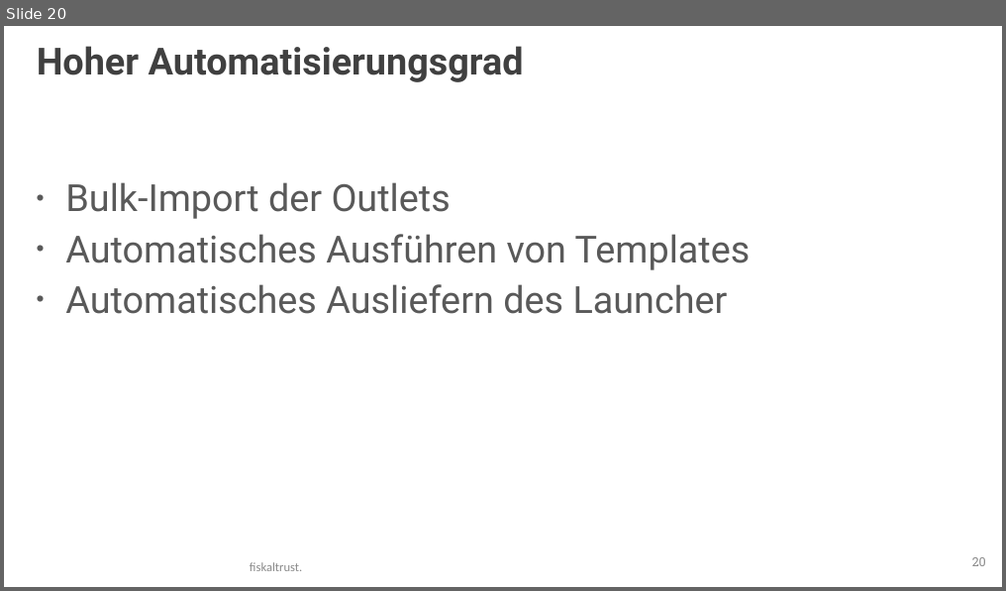
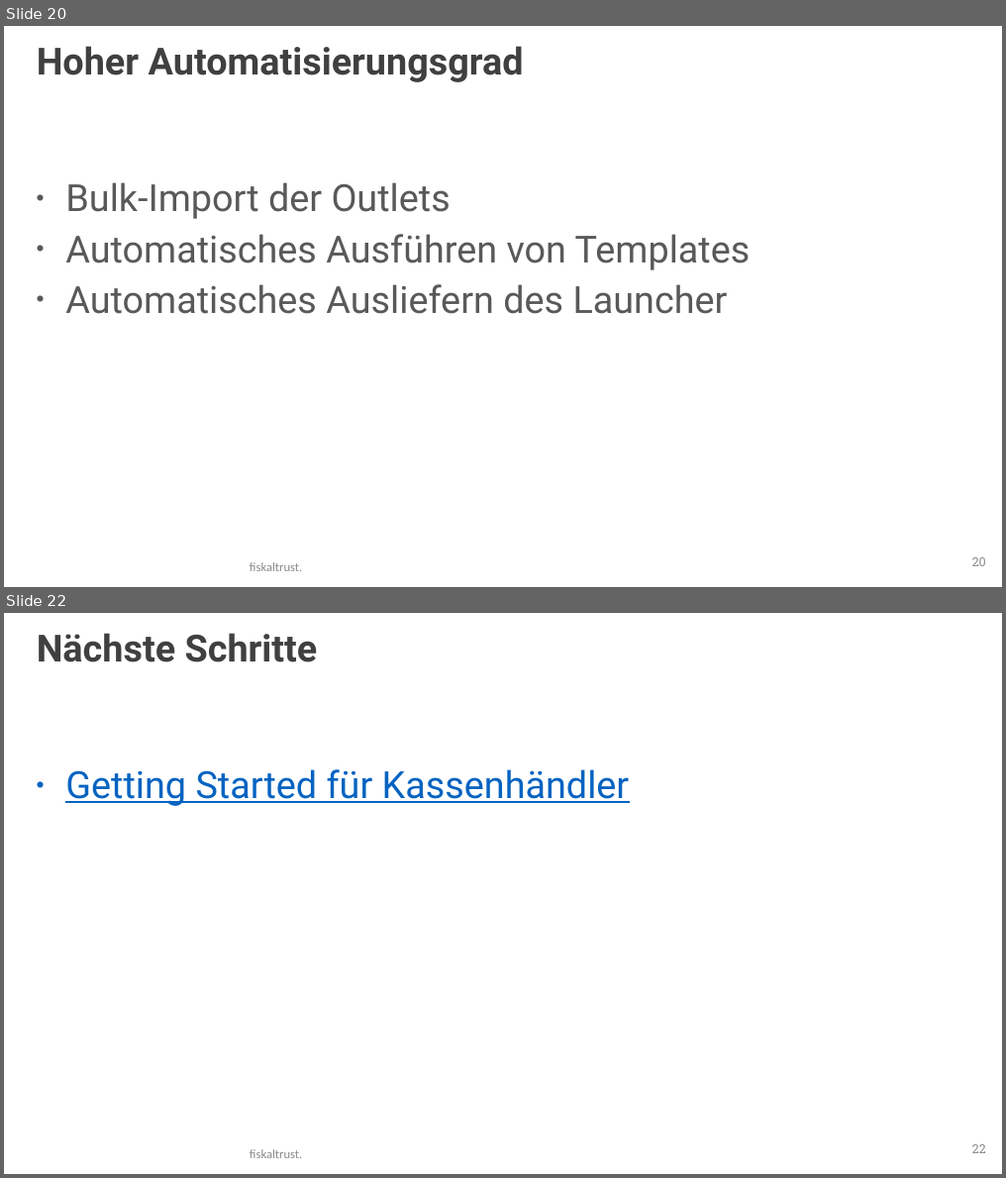
Before and after one commit to fiskaltrust/productdescription-de-doc, a slide deck: for-posdealers/presentation/media/posdealer-tech-rollout.pptx. Shown one above the other, each under a label of ours: slide 20 before the commit, slides 20 and 22 after it; the slides between them are not shown. The pictures are 1006x591 and 1006x1178 pixels, drawn with LibreOffice and Linux fonts; fonts in the diff are those of the drawing; background and template pictures are left out. Boxes give left, top, right and bottom in pixels: in the first picture for what was removed or moved away, otherwise in the second. Text is boxed around its words. In the diff, an @@ line names an element or a change of style, - is before the commit and + after.

```diff
--- a/for-posdealers/presentation/media/posdealer-tech-rollout.pptx
+++ b/for-posdealers/presentation/media/posdealer-tech-rollout.pptx
@@ slide 22 added at <box>4,613,1002,1174</box>, background #FFFFFF @@
@@ title added at <box>37,633,318,663</box>, 36 pt, text #404040, bold @@
+Nächste Schritte
@@ text added at <box>65,769,630,806</box>, 36 pt, text #0563C1, underline @@
+• Getting Started für Kassenhändler
@@ page number added at <box>972,1145,986,1154</box>, 12 pt, text #8C8C8C @@
+22
@@ text added at <box>250,1150,302,1158</box>, 12 pt, text #8C8C8C @@
+fiskaltrust.
```
Also in this commit, not shown: 1 slide changed, 1 other slide added.
